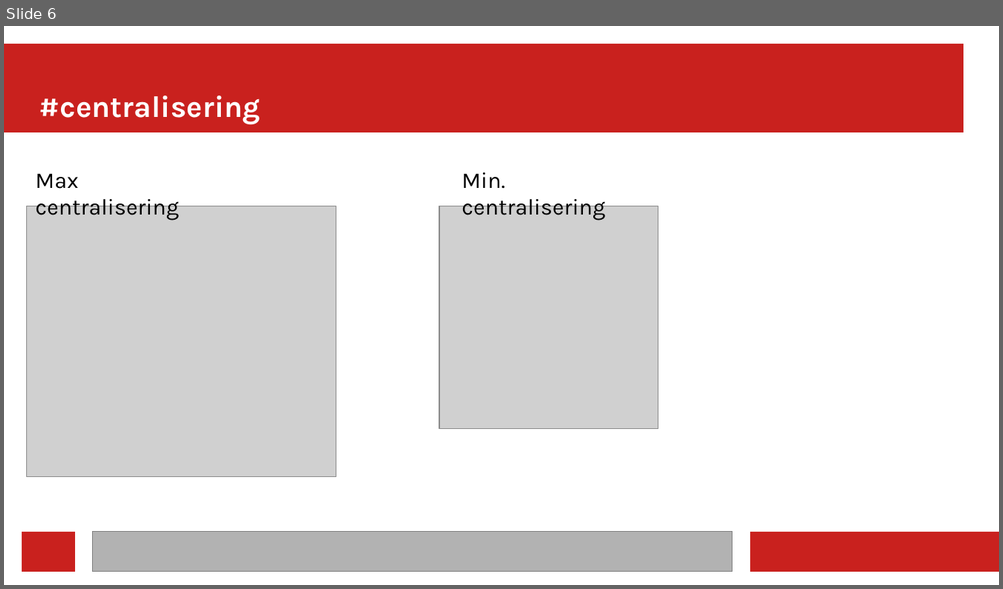
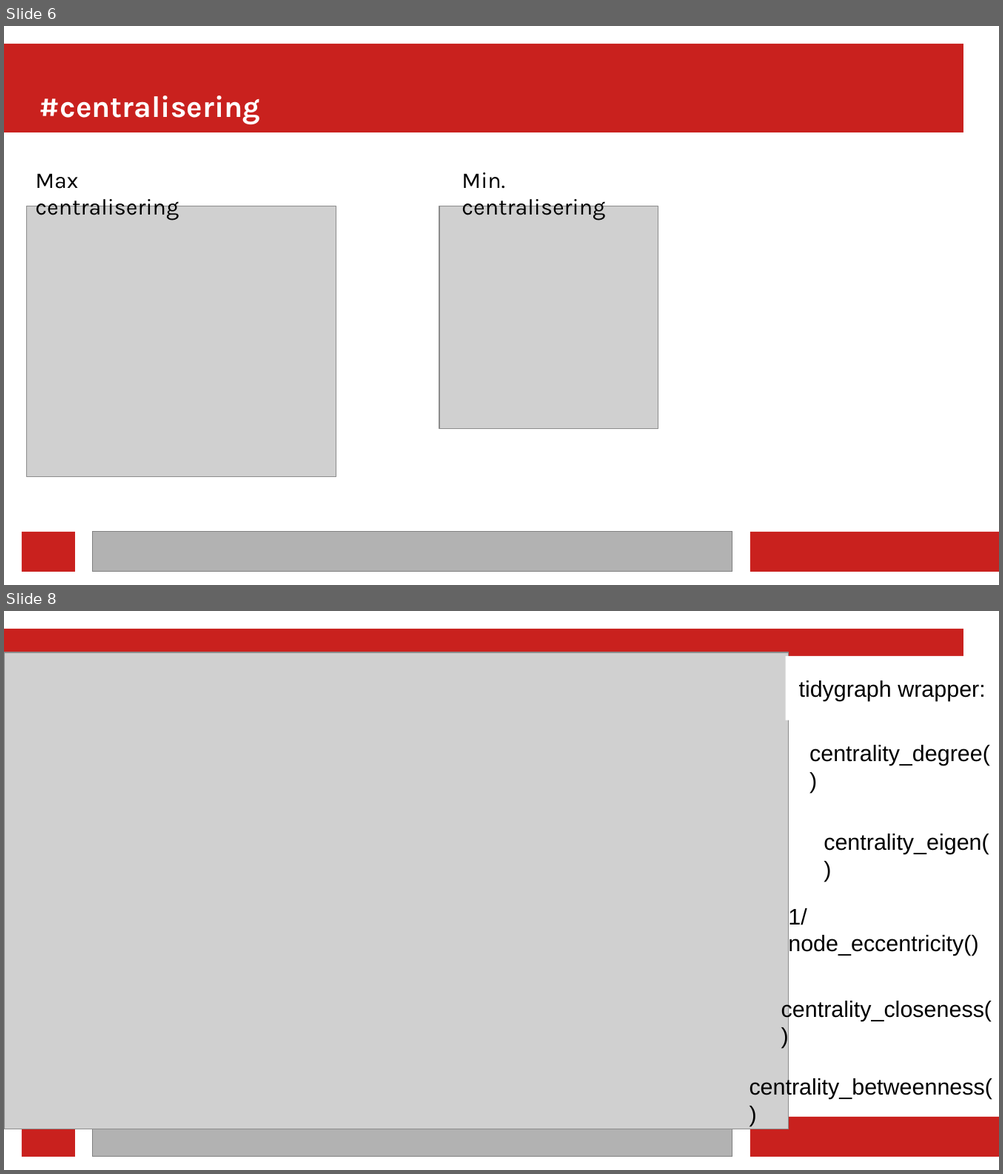
Before and after one commit to JacobLunding/netvaerksanalyse_cbs, a slide deck: presentations/Session4.pptx. Shown one above the other, each under a label of ours: slide 6 before the commit, slides 6 and 8 after it; the slides between them are not shown. The pictures are 1003x589 and 1003x1174 pixels, drawn with LibreOffice and Linux fonts; fonts in the diff are those of the drawing; grey boxes stand for pictures. Boxes give left, top, right and bottom in pixels: in the first picture for what was removed or moved away, otherwise in the second. Text is boxed around its words. In the diff, an @@ line names an element or a change of style, - is before the commit and + after.

```diff
--- a/presentations/Session4.pptx
+++ b/presentations/Session4.pptx
@@ slide 8 added at (x1=4, y1=611, x2=999, y2=1170), background #FFFFFF; not listed: 4 template elements that a slide beside it also shows @@
@@ picture added at (x1=4, y1=652, x2=788, y2=1130) @@
@@ rectangle added at (x1=785, y1=656, x2=999, y2=721), fill #FFFFFF, 18 pt, text #000000 @@
+tidygraph wrapper:
@@ text added at (x1=809, y1=745, x2=990, y2=766), 18 pt, text #000000 @@
+centrality_degree()
@@ text added at (x1=823, y1=834, x2=988, y2=854), 18 pt, text #000000 @@
+centrality_eigen()
@@ text added at (x1=788, y1=907, x2=978, y2=956), 18 pt, text #000000 @@
+1/node_eccentricity()
@@ text added at (x1=781, y1=999, x2=991, y2=1022), 18 pt, text #000000 @@
+centrality_closeness()
@@ text added at (x1=749, y1=1077, x2=992, y2=1099), 18 pt, text #000000 @@
+centrality_betweenness()
```
Also in this commit, not shown: 3 other slides added, 3 slides removed, 40 other files.
